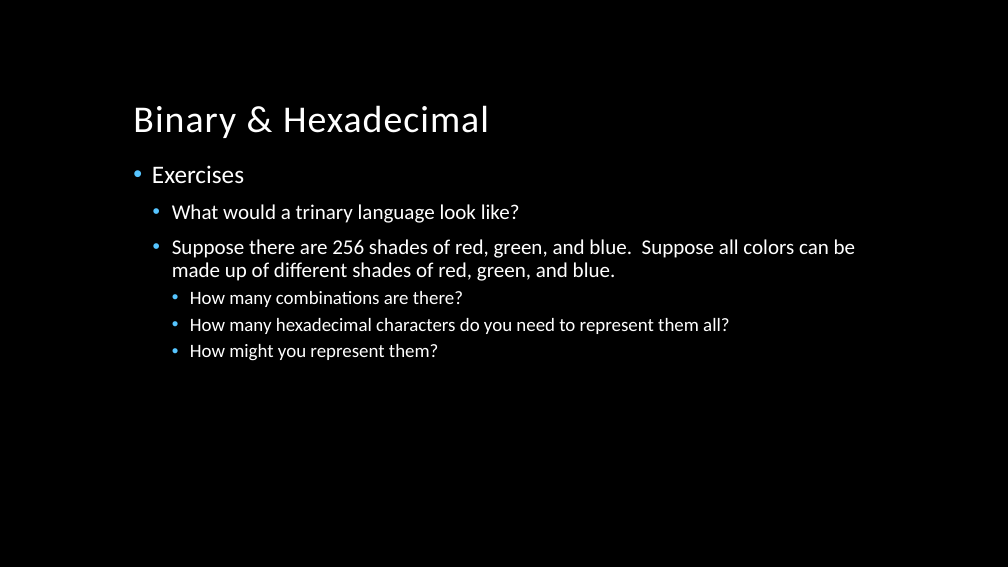
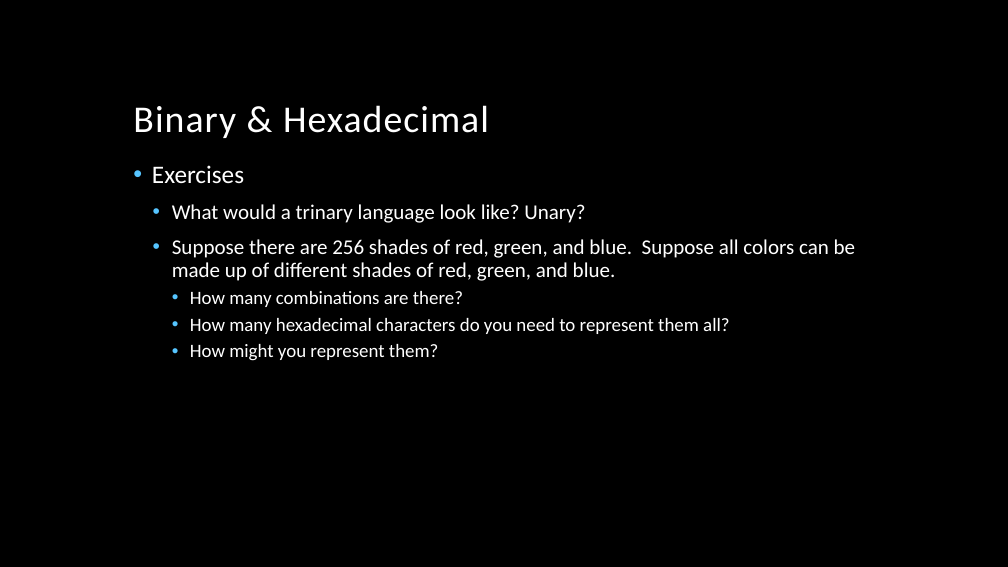
Before and after one commit to jameswilson281/CIS---11-Assembly-Programming, a slide deck: slide 9 of Week 1/01 - Basic Concepts of Computer Architecture.pptx. Drawn at 1008x567 pixels with LibreOffice and Linux fonts; fonts in the diff are those of the drawing; background and template pictures are left out. Boxes give left, top, right and bottom in pixels: in the first picture for what was removed or moved away, otherwise in the second. Text is boxed around its words. In the diff, an @@ line names an element or a change of style, - is before the commit and + after.

```diff
--- a/Week 1/01 - Basic Concepts of Computer Architecture.pptx
+++ b/Week 1/01 - Basic Concepts of Computer Architecture.pptx
@@ text at box(172, 204, 585, 223): text changed @@
-  • What would a trinary language look like?
+  • What would a trinary language look like? Unary?
```
Also in this commit, not shown: 3 other slides changed, 1 slide added, 2 other files.
